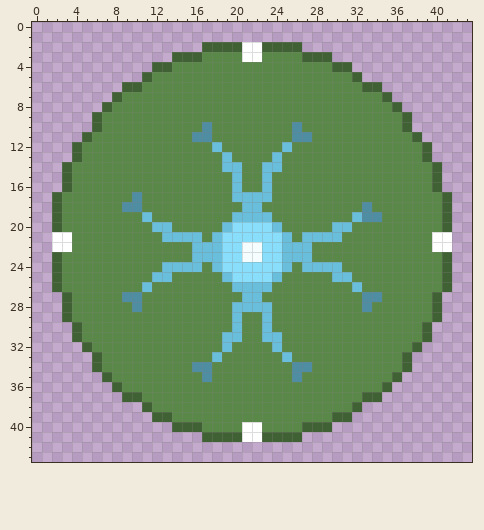
Two versions of one pixel-art sprite, game/sprites/main_block.png. Above is the file before it was changed.
The file is 44x44 pixels.
The same view after the edit:
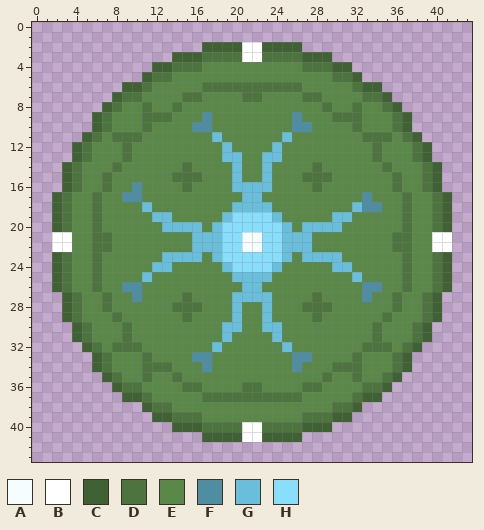
Palette (. is transparent): A #f6fdff  B #ffffff  C #406133  D #4d733e  E #5a8848  F #4f8da2  G #68bedb  H #88defb
Change:
y 3: x 17..20 EEEE -> DDDD; x 23..26 EEEE -> DDDD
y 4: x 14..16 EEE -> DDD; x 27..29 EEE -> DDD
y 5: x 12..13 EE -> DD; x 30..31 EE -> DD
y 6: x 11 E -> D; x 17..26 EEEEEEEEEE -> DDDDDDDDDD; x 32 E -> D
y 7: x 9..10 EE -> DD; x 15..16 EE -> DD; x 21..22 EE -> DD; x 27..28 EE -> DD; x 33..34 EE -> DD
y 8: x 8 E -> D; x 11 E -> D; x 14 E -> D; x 29 E -> D; x 32 E -> D; x 35 E -> D
y 9: x 7 E -> D; x 11..13 EEE -> DDD; x 17 E -> F; x 26 E -> F; x 30..32 EEE -> DDD; x 36 E -> D
y 10: x 7 E -> D; x 11 E -> D; x 16 E -> F; x 27 E -> F; x 32 E -> D; x 36 E -> D
y 11: x 6 E -> D; x 8..10 EEE -> DDD; x 16..18 FFE -> EEG; x 25..27 EFF -> GEE; x 33..35 EEE -> DDD; x 37 E -> D
y 12: x 5 E -> D; x 9 E -> D; x 18..19 GE -> EG; x 24..25 EG -> GE; x 34 E -> D; x 38 E -> D
y 13: x 5 E -> D; x 9 E -> D; x 20 E -> G; x 23 E -> G; x 34 E -> D; x 38 E -> D
y 14: x 4 E -> D; x 8 E -> D; x 15 E -> D; x 19 G -> E; x 24 G -> E; x 28 E -> D; x 35 E -> D; x 39 E -> D
y 15: x 4 E -> D; x 7 E -> D; x 14..16 EEE -> DDD; x 27..29 EEE -> DDD; x 36 E -> D; x 39 E -> D
y 16: x 4 E -> D; x 7 E -> D; x 10 E -> F; x 15 E -> D; x 21..22 EE -> GG; x 28 E -> D; x 36 E -> D; x 39 E -> D
y 17: x 3 E -> D; x 6 E -> D; x 9 E -> F; x 20 G -> E; x 23 G -> E; x 33 E -> F; x 37 E -> D; x 40 E -> D
y 18: x 3 E -> D; x 6 E -> D; x 9..11 FFE -> EEG; x 20 E -> G; x 23 E -> G; x 32 E -> G; x 34 E -> F; x 37 E -> D; x 40 E -> D
y 19: x 3 E -> D; x 6 E -> D; x 11..13 GEE -> EGG; x 19..24 EGGGGE -> GHHHHG; x 30..34 EEGFF -> GGEEE; x 37 E -> D; x 40 E -> D
y 20: x 3 E -> D; x 6 E -> D; x 12 G -> E; x 14..16 EEE -> GGG; x 18..19 EG -> GH; x 24..25 GE -> HG; x 27..29 EEE -> GGG; x 31 G -> E; x 37 E -> D; x 40 E -> D
y 21: x 6..7 EE -> DD; x 13..15 GGG -> EEE; x 17 E -> G; x 21..22 HH -> AA; x 26 E -> G; x 28..30 GGG -> EEE; x 36..37 EE -> DD
y 22: x 6..7 EE -> DD; x 36..37 EE -> DD
y 23: x 3 E -> D; x 6 E -> D; x 13..15 EEE -> GGG; x 17 G -> E; x 21..22 AA -> HH; x 26 G -> E; x 28..30 EEE -> GGG; x 37 E -> D; x 40 E -> D
y 24: x 3 E -> D; x 6 E -> D; x 12 E -> G; x 14..16 GGG -> EEE; x 18..19 GH -> EG; x 24..25 HG -> GE; x 27..29 GGG -> EEE; x 31 E -> G; x 37 E -> D; x 40 E -> D
y 25: x 3 E -> D; x 6 E -> D; x 11..13 EGG -> GEE; x 19..24 GHHHHG -> EGGGGE; x 30..32 GGE -> EEG; x 37 E -> D; x 40 E -> D
y 26: x 3 E -> D; x 6 E -> D; x 9..11 EEG -> FFE; x 20 G -> E; x 23 G -> E; x 32..34 GEE -> EFF; x 37 E -> D; x 40 E -> D
y 27: x 4 E -> D; x 7 E -> D; x 9 F -> E; x 15 E -> D; x 20 E -> G; x 23 E -> G; x 28 E -> D; x 34 F -> E; x 36 E -> D; x 39 E -> D
y 28: x 4 E -> D; x 7 E -> D; x 10 F -> E; x 14..16 EEE -> DDD; x 21..22 GG -> EE; x 27..29 EEE -> DDD; x 33 F -> E; x 36 E -> D; x 39 E -> D
y 29: x 4 E -> D; x 8 E -> D; x 15 E -> D; x 28 E -> D; x 35 E -> D; x 39 E -> D
y 30: x 5 E -> D; x 9 E -> D; x 19 E -> G; x 24 E -> G; x 34 E -> D; x 38 E -> D
y 31: x 5 E -> D; x 9 E -> D; x 20 G -> E; x 23 G -> E; x 34 E -> D; x 38 E -> D
y 32: x 6 E -> D; x 8..10 EEE -> DDD; x 18..19 EG -> GE; x 24..25 GE -> EG; x 33..35 EEE -> DDD; x 37 E -> D
y 33: x 7 E -> D; x 11 E -> D; x 16..18 EEG -> FFE; x 25..27 GEE -> EFF; x 32 E -> D; x 36 E -> D
y 34: x 7 E -> D; x 11..13 EEE -> DDD; x 16 F -> E; x 27 F -> E; x 30..32 EEE -> DDD; x 36 E -> D
y 35: x 8 E -> D; x 11 E -> D; x 14 E -> D; x 17 F -> E; x 26 F -> E; x 29 E -> D; x 32 E -> D; x 35 E -> D
y 36: x 9..10 EE -> DD; x 15..16 EE -> DD; x 21..22 EE -> DD; x 27..28 EE -> DD; x 33..34 EE -> DD
y 37: x 11 E -> D; x 17..26 EEEEEEEEEE -> DDDDDDDDDD; x 32 E -> D
y 38: x 12..13 EE -> DD; x 30..31 EE -> DD
y 39: x 14..16 EEE -> DDD; x 27..29 EEE -> DDD
y 40: x 17..20 EEEE -> DDDD; x 23..26 EEEE -> DDDD
